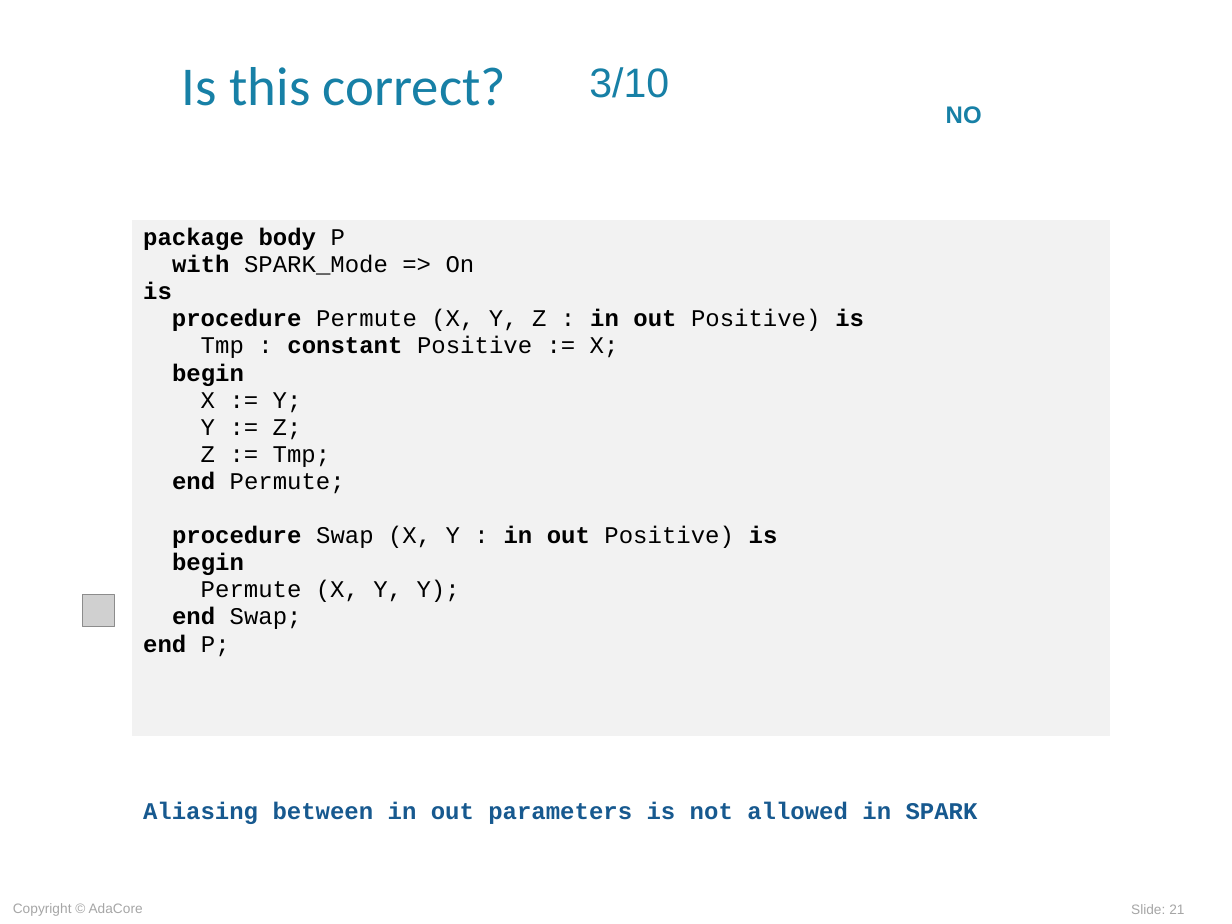
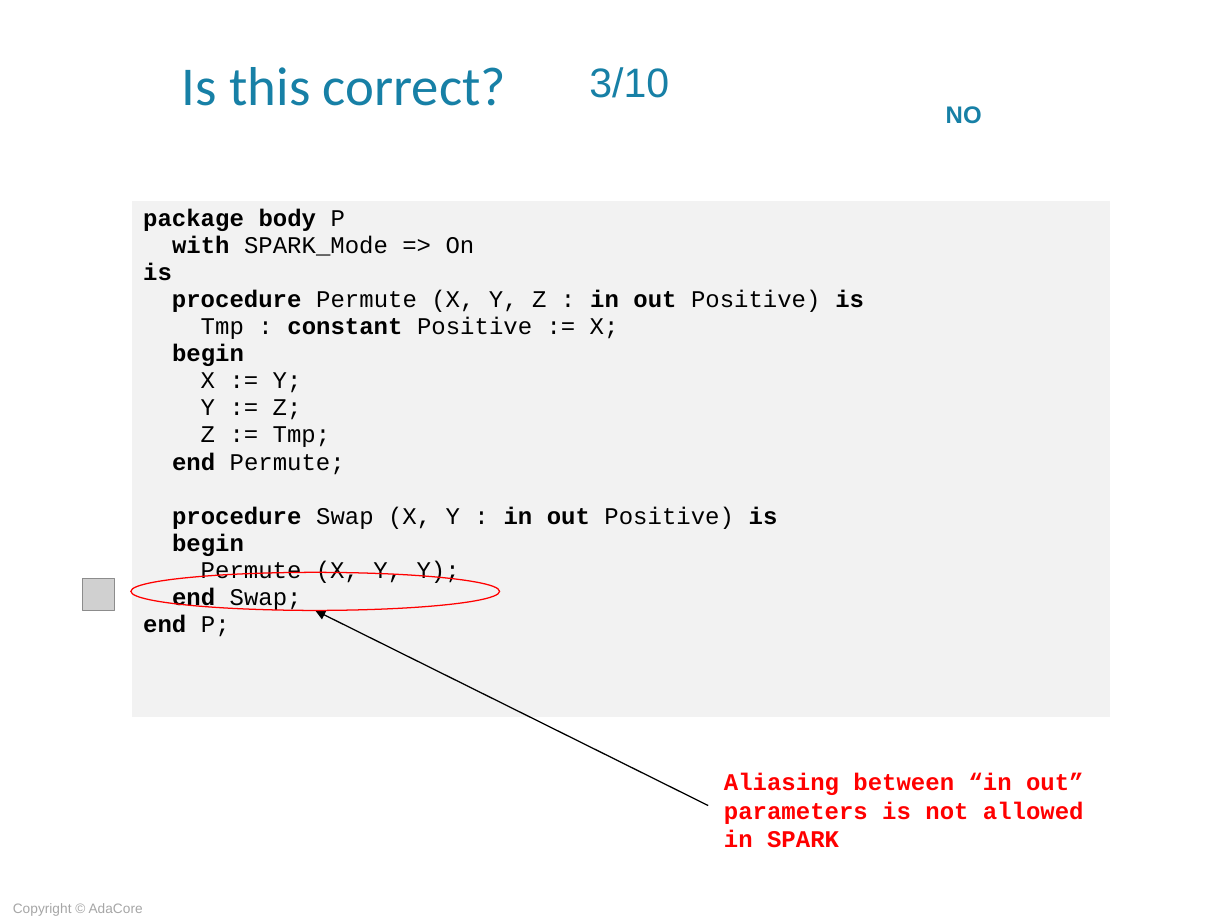
Before and after one commit to AdaCoreU/Courses, a slide deck: slide 21 of lectures/06_SPARK_2014/01_Overview/Slides/01_Overview.ppt. Drawn at 1232x924 pixels with LibreOffice and Linux fonts; fonts in the diff are those of the drawing; grey boxes stand for pictures; background and template pictures are left out. Boxes give left, top, right and bottom in pixels: in the first picture for what was removed or moved away, otherwise in the second. Text is boxed around its words. In the diff, an @@ line names an element or a change of style, - is before the commit and + after.

```diff
--- a/lectures/06_SPARK_2014/01_Overview/Slides/01_Overview.ppt
+++ b/lectures/06_SPARK_2014/01_Overview/Slides/01_Overview.ppt
@@ table: place and size @@
-table at <box>131,219,1110,737</box>
+table at <box>131,200,1110,717</box>
@@ picture: place and size @@
-picture at <box>83,595,115,627</box>
+picture at <box>83,578,115,610</box>
@@ ellipse added at <box>131,573,499,611</box>, outline #FF0000 0.74 pt @@
@@ arrow added from (708, 806) to (315, 610), #000000 0.74 pt @@
@@ text at <box>724,772,1084,848</box>: text changed; text colour #17598F to #FF0000 @@
-Aliasing between in out parameters is not allowed in SPARK
+Aliasing between “in out” parameters is not allowed in SPARK
@@ page number removed at <box>1131,904,1184,914</box> @@
-Slide: 21
```
Also in this commit, not shown: 33 other slides changed, 2 slides added, 2 slides removed, 1 other file.
